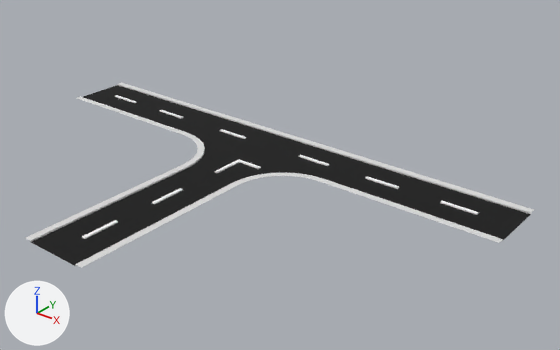
Two versions of the OBJ model Media/Models/road_2x1_cross_01.obj, one commit apart.
Camera for both pictures: a 50 mm lens placed at (65.2, -54.0, 45.0), pointed at (8.8, 16.6, 1.3). The axes (+X, +Y, +Z) are drawn at lower left. The lights are the same throughout. Where no turn or scale is listed for an object, it has been applied to the vertices.

Objects in the first picture: 'road_2x1_cross_01'.
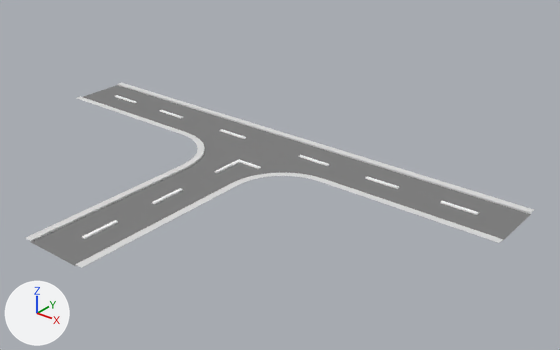
Location of each change, [x1, y1, x2, y2] in pixels of the pictures (560 x 350 px):
'road_2x1_cross_01', recoloured (black to grey): [28, 83, 533, 266] in both

What changed in the scene script:
```text
Change mat_black:
    mat_black.base_color: (0.0, 0.0, 0.0) -> (0.204, 0.204, 0.204)  # black #000000 -> grey #7d7d7d
```
